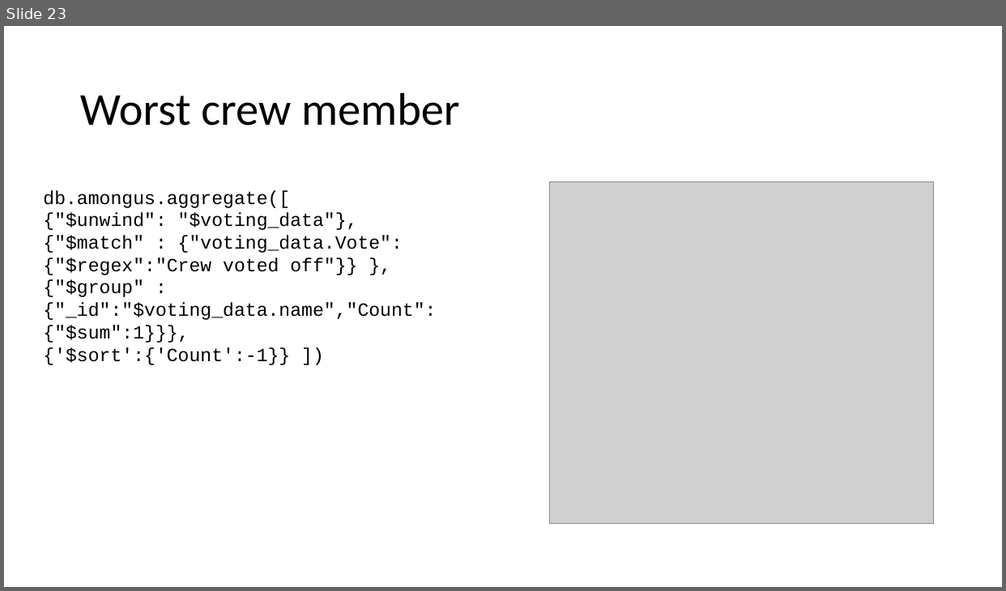
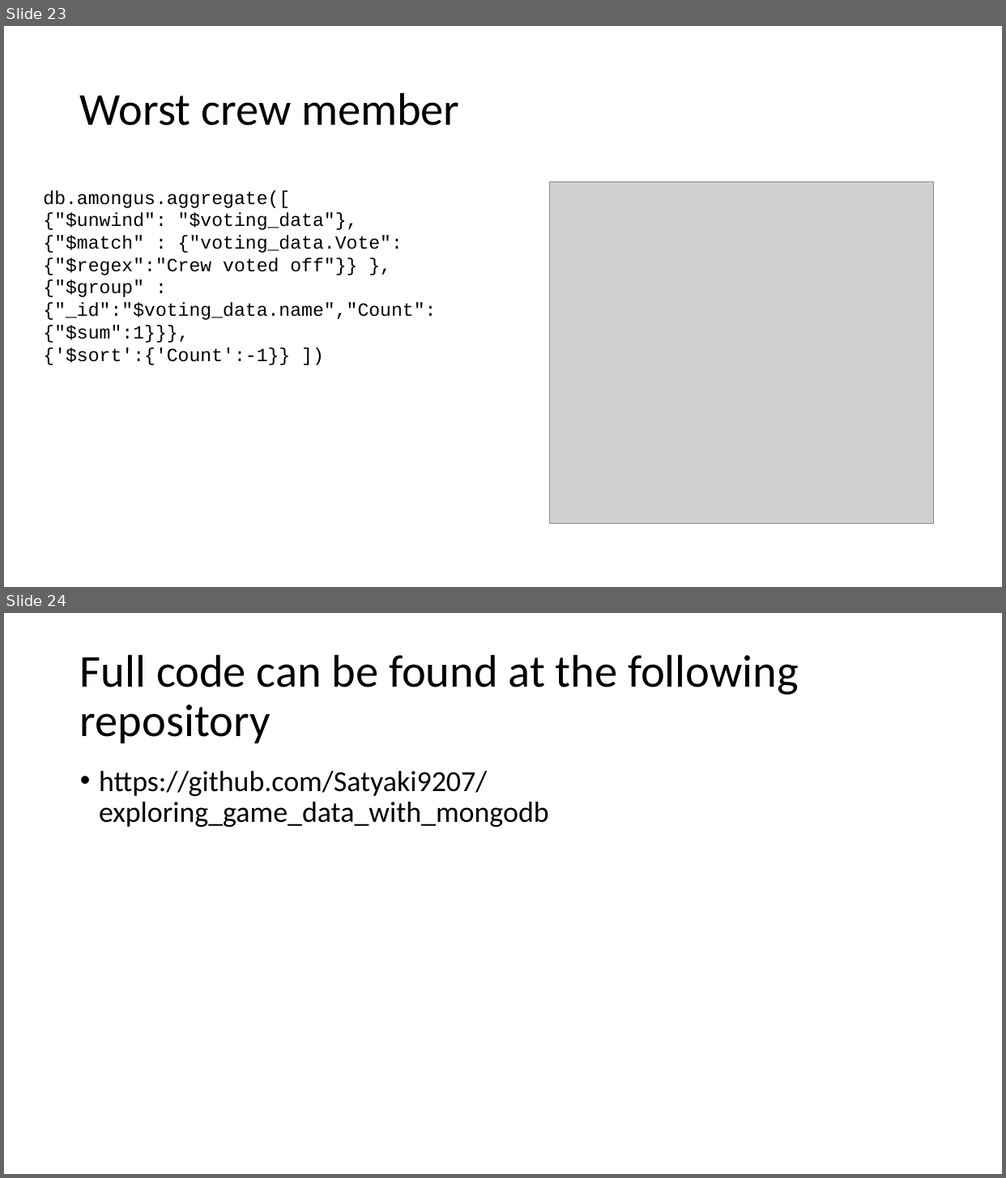
Before and after one commit to Satyaki9207/exploring_game_data_with_mongodb, a slide deck: NoSQL _assignment.pptx. Shown one above the other, each under a label of ours: slide 23 before the commit, slides 23 and 24 after it. The pictures are 1006x591 and 1006x1178 pixels, drawn with LibreOffice and Linux fonts; fonts in the diff are those of the drawing; grey boxes stand for pictures. Boxes give left, top, right and bottom in pixels: in the first picture for what was removed or moved away, otherwise in the second. Text is boxed around its words. In the diff, an @@ line names an element or a change of style, - is before the commit and + after.

```diff
--- a/NoSQL _assignment.pptx
+++ b/NoSQL _assignment.pptx
@@ slide 24 added at (x1=4, y1=613, x2=1002, y2=1174), background #FFFFFF @@
@@ title added at (x1=80, y1=654, x2=799, y2=743), 44 pt, text #000000 @@
+Full code can be found at the following repository
@@ text added at (x1=99, y1=771, x2=549, y2=827), 28 pt, text #000000 @@
+• https://github.com/Satyaki9207/exploring_game_data_with_mongodb
```
Also in this commit, not shown: 1 other file.
